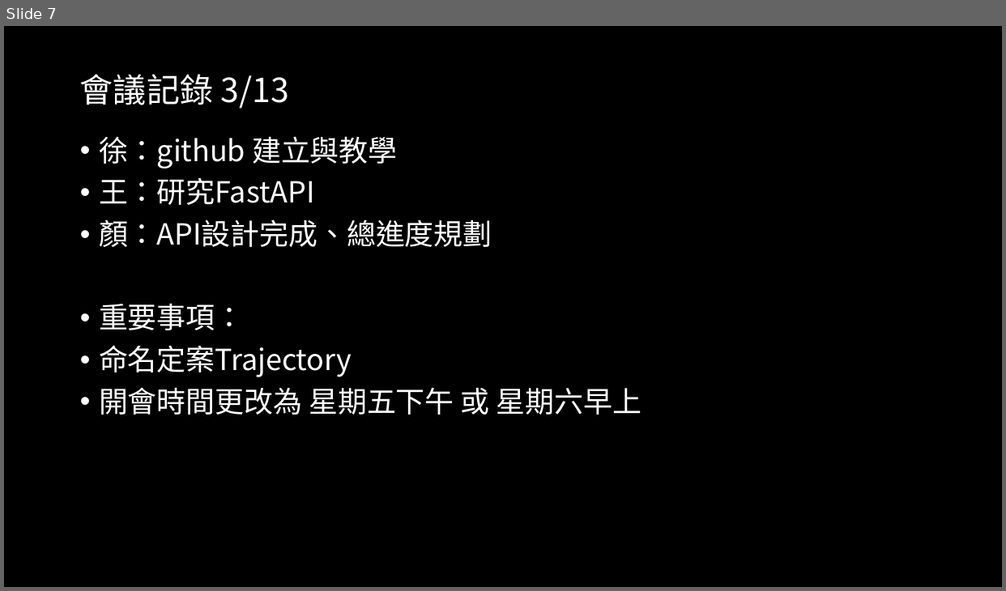
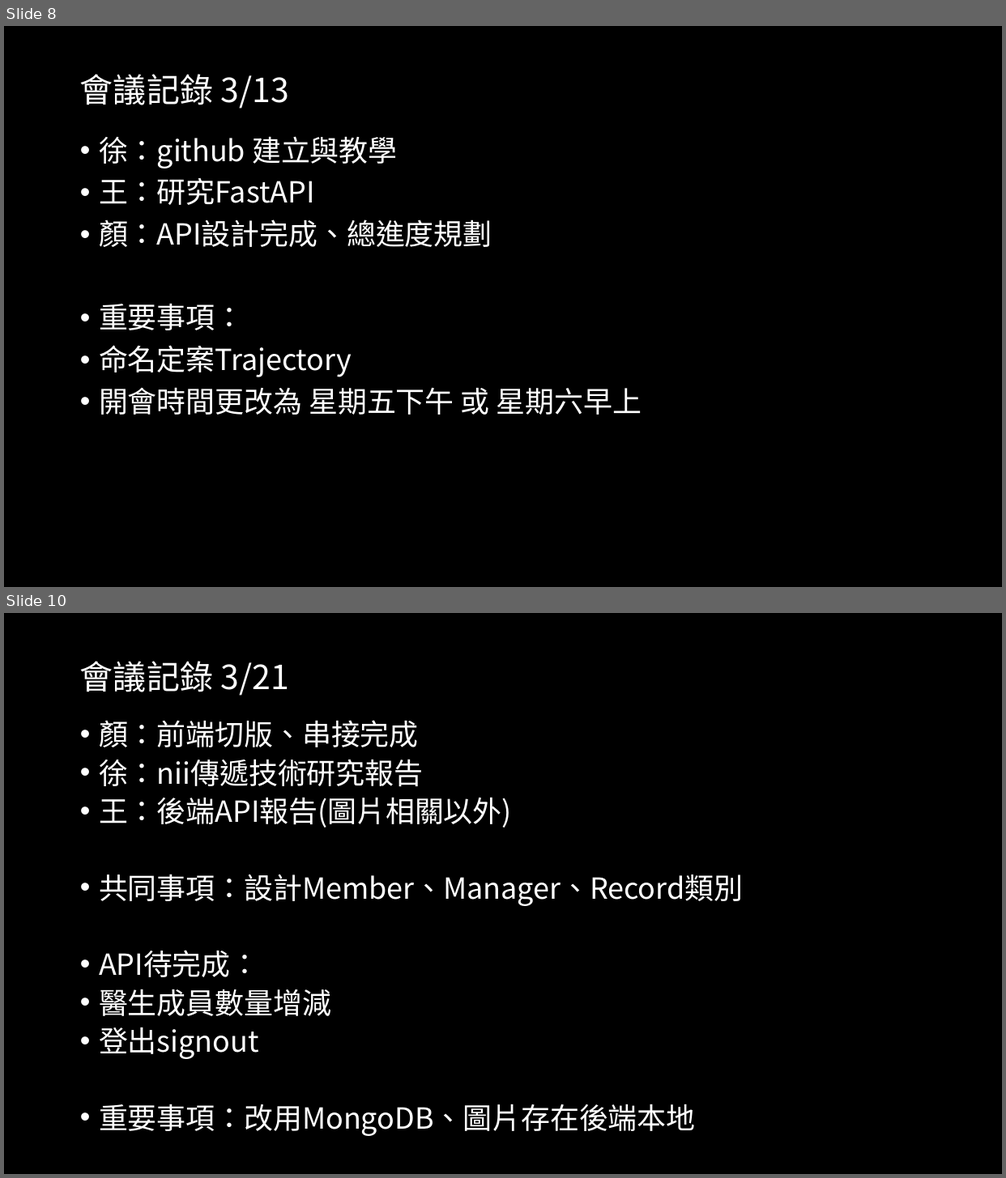
Before and after one commit to 1leo23/Product-packaging, a slide deck: 會議記錄/會議記錄.pptx. Shown one above the other, each under a label of ours: slide 7 before the commit, slides 8 and 10 after it; the slides between them are not shown. The pictures are 1006x591 and 1006x1178 pixels, drawn with LibreOffice and Linux fonts; fonts in the diff are those of the drawing. Boxes give left, top, right and bottom in pixels: in the first picture for what was removed or moved away, otherwise in the second. Text is boxed around its words. In the diff, an @@ line names an element or a change of style, - is before the commit and + after.

```diff
--- a/會議記錄/會議記錄.pptx
+++ b/會議記錄/會議記錄.pptx
@@ slide 10 added at (4, 613, 1002, 1174), background #000000 @@
@@ title added at (80, 661, 289, 696), 32 pt, text #FFFFFF @@
+會議記錄 3/21
@@ text added at (99, 720, 743, 1136), 28 pt, text #FFFFFF @@
+• 顏：前端切版、串接完成
+• 徐：nii傳遞技術研究報告
+• 王：後端API報告(圖片相關以外)
+• 共同事項：設計Member、Manager、Record類別
+• API待完成：
+• 醫生成員數量增減
+• 登出signout
+• 重要事項：改用MongoDB、圖片存在後端本地
@@ what was slide 7 is now slide 8 @@
```
Also in this commit, not shown: 3 slides changed, 5 other slides added.
